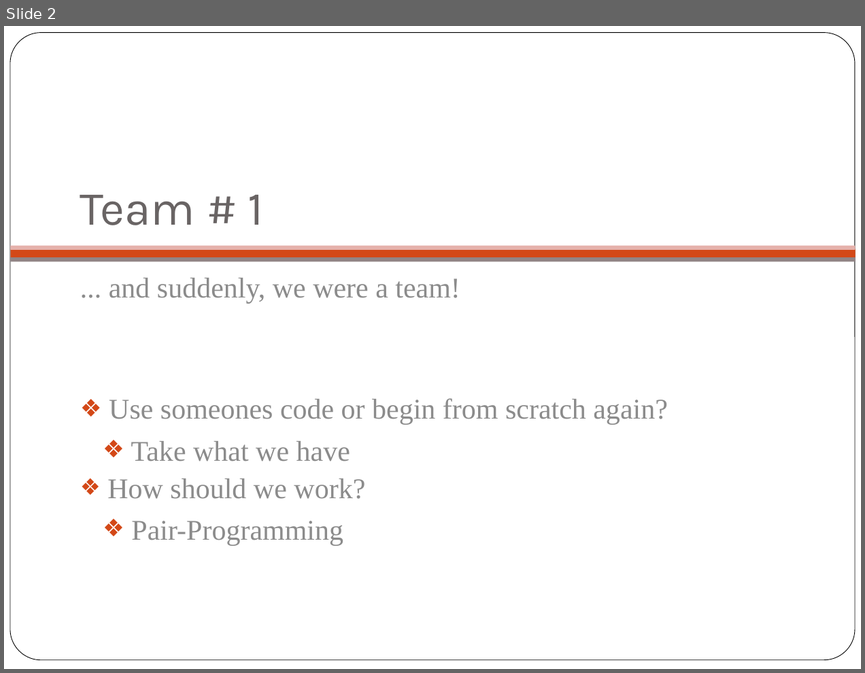
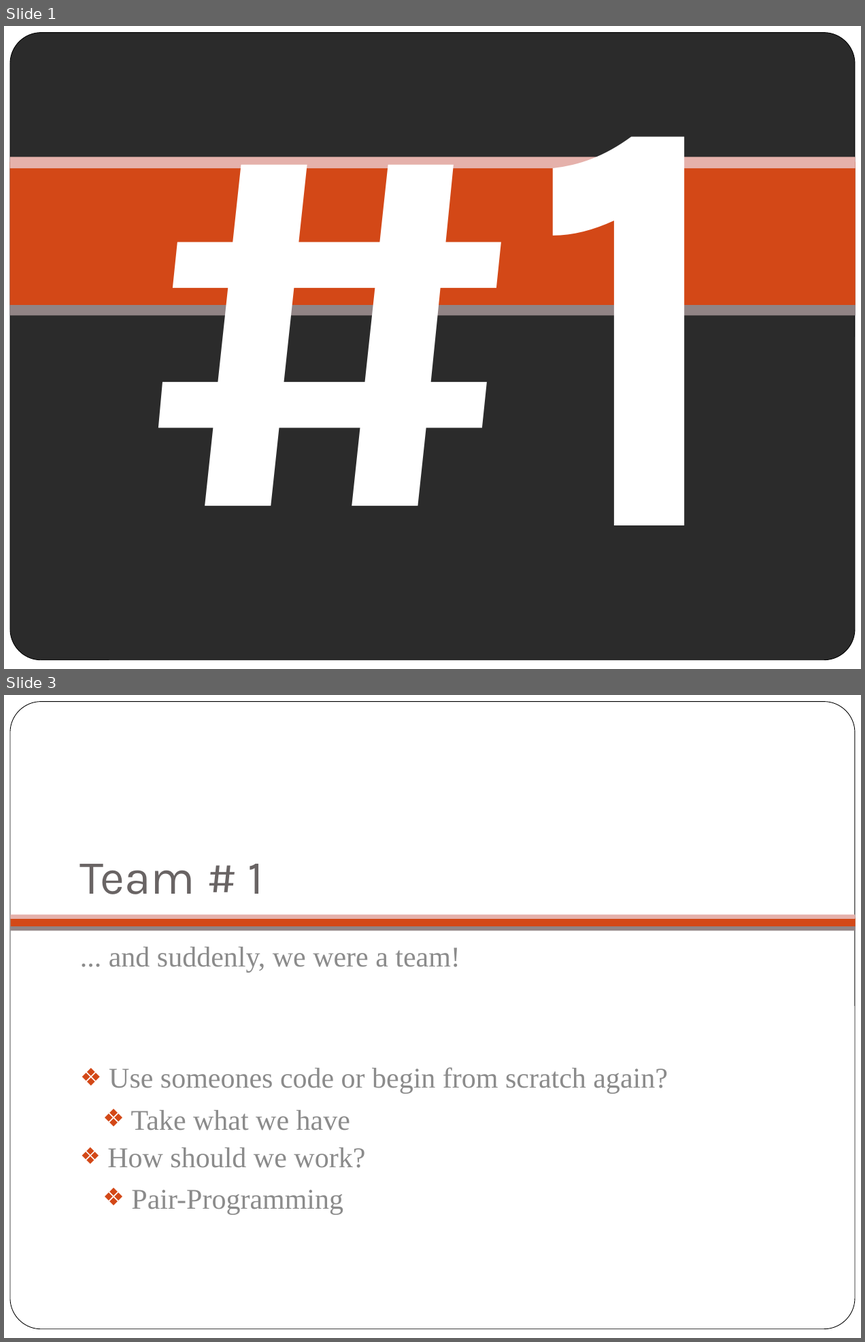
Before and after one commit to ese-unibe-ch/ese2012-team1, a slide deck: presentation/team1.pptx. Shown one above the other, each under a label of ours: slide 2 before the commit, slides 1 and 3 after it; the slides between them are not shown. The pictures are 865x673 and 865x1342 pixels, drawn with LibreOffice and Linux fonts; fonts in the diff are those of the drawing; background and template pictures are left out; a plain dark background stands for a picture behind light text. Boxes give left, top, right and bottom in pixels: in the first picture for what was removed or moved away, otherwise in the second. Text is boxed around its words. In the diff, an @@ line names an element or a change of style, - is before the commit and + after.

Commit message:
Presentation done
Chaned some context in 'workflow'.
Added title page.

```diff
--- a/presentation/team1.pptx
+++ b/presentation/team1.pptx
@@ slide 1 added at (x1=4, y1=26, x2=861, y2=669), background picture (left out); not listed: 1 template element that a slide beside it also shows @@
@@ rectangle added at (x1=4, y1=26, x2=861, y2=669), fill #FFFFFF @@
@@ title added at (x1=124, y1=26, x2=740, y2=661), 500 pt, text #FFFFFF, bold @@
+#1
@@ rectangle added at (x1=10, y1=161, x2=855, y2=305), fill #D34817 @@
@@ rectangle added at (x1=10, y1=157, x2=855, y2=168), fill #E6B1AC @@
@@ rectangle added at (x1=10, y1=305, x2=855, y2=316), fill #918485 @@
@@ what was slide 2 is now slide 3 @@
```
Also in this commit, not shown: 1 slide changed, 1 other slide added, 1 slide removed, 1 other file.
